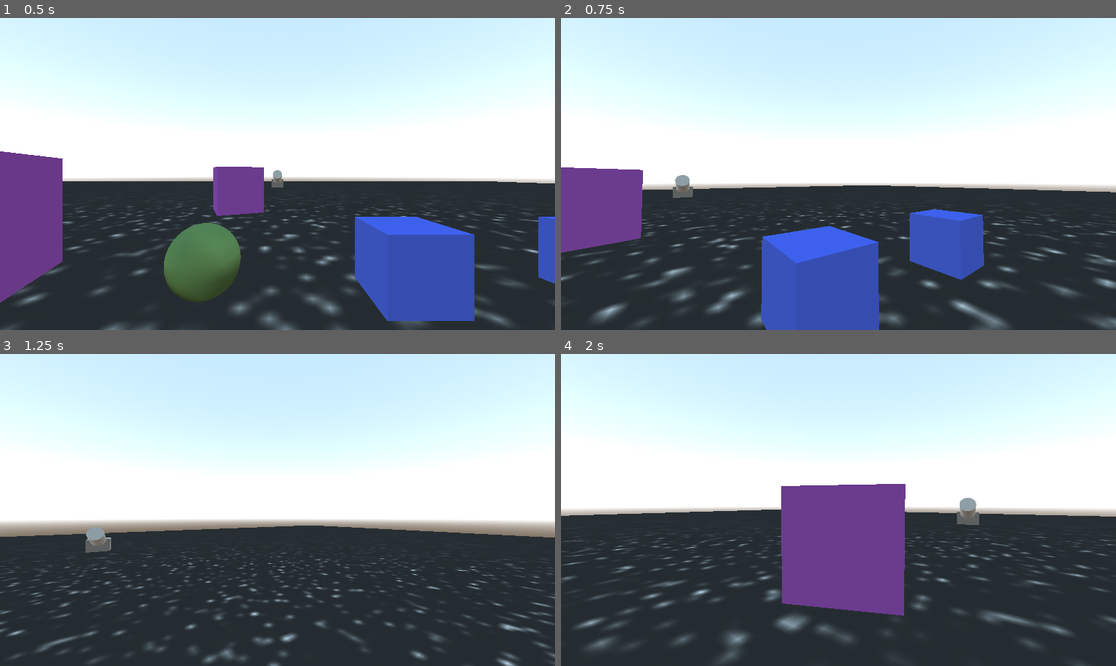
Above: before the commit, frames 1-4 (two rows, left to right).
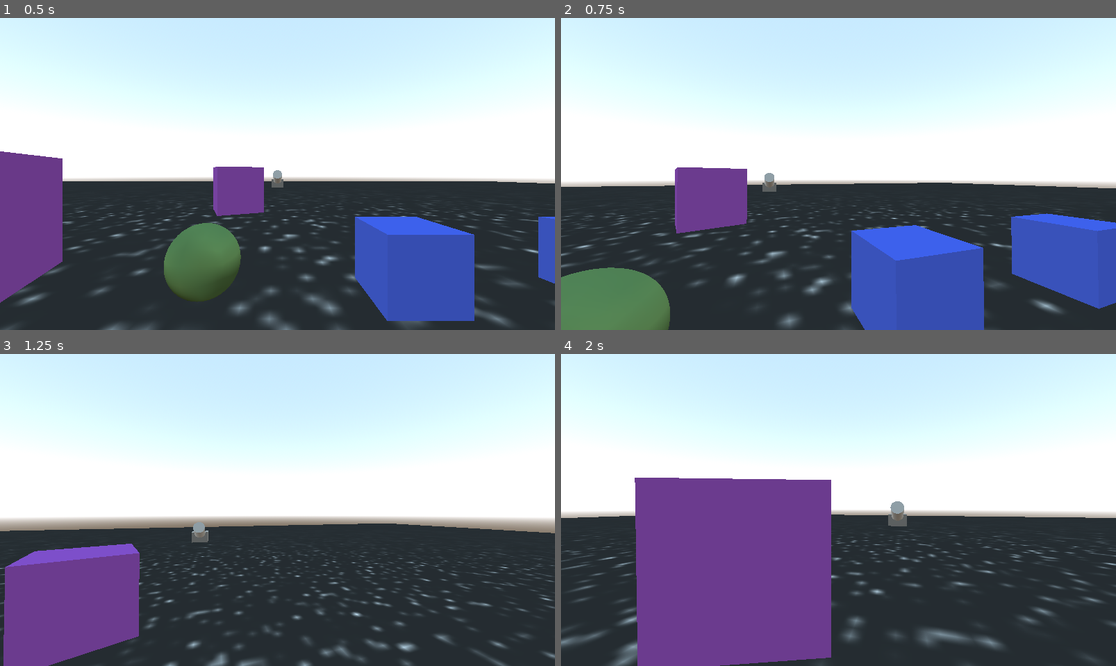
Above: after the commit, the same moments.

Repository: Griiimon/Godot-Rigidbody-Character-Controller
Game: Godot game, scene res://game.tscn
Two runs of this game, one before a commit and one after it. Both use one fixed random seed, a clock stepped at 60 frames per second and the inputs below.
Inputs (mouse positions are in pixels of both pictures, inside the frame that each line leads up to):
- Up to frame 1 (0.5 s): no input
- Up to frame 2 (0.75 s): move the mouse to (866, 174) at 0.52 s; hold W (move_forward) from 0.53 s (still down)
- Up to frame 3 (1.25 s): keep holding W (move_forward); tap Space (jump) at 0.77 s
- Up to frame 4 (2 s): keep holding W (move_forward); move the mouse to (810, 510) at 1.27 s; tap Space (jump) at 1.52 s

Frame 1 is identical in both runs. In frame 2, 30% of the frame differs, in the area x 0-100%, y 47-100%; in frame 3, 16%; in frame 4, 27%.

Commit message:
decrease mouse sensitivity

Diff:
--- a/player.gd
+++ b/player.gd
@@ -3,7 +3,7 @@
 const SPEED := 5.
 const MAX_SLOPE_ANGLE := 45
 const JUMP_FORCE := 7.5
-const MOUSE_SENSITIVITY = 0.01
+const MOUSE_SENSITIVITY = 0.005
 const HEIGHT := 1.9
 
 
